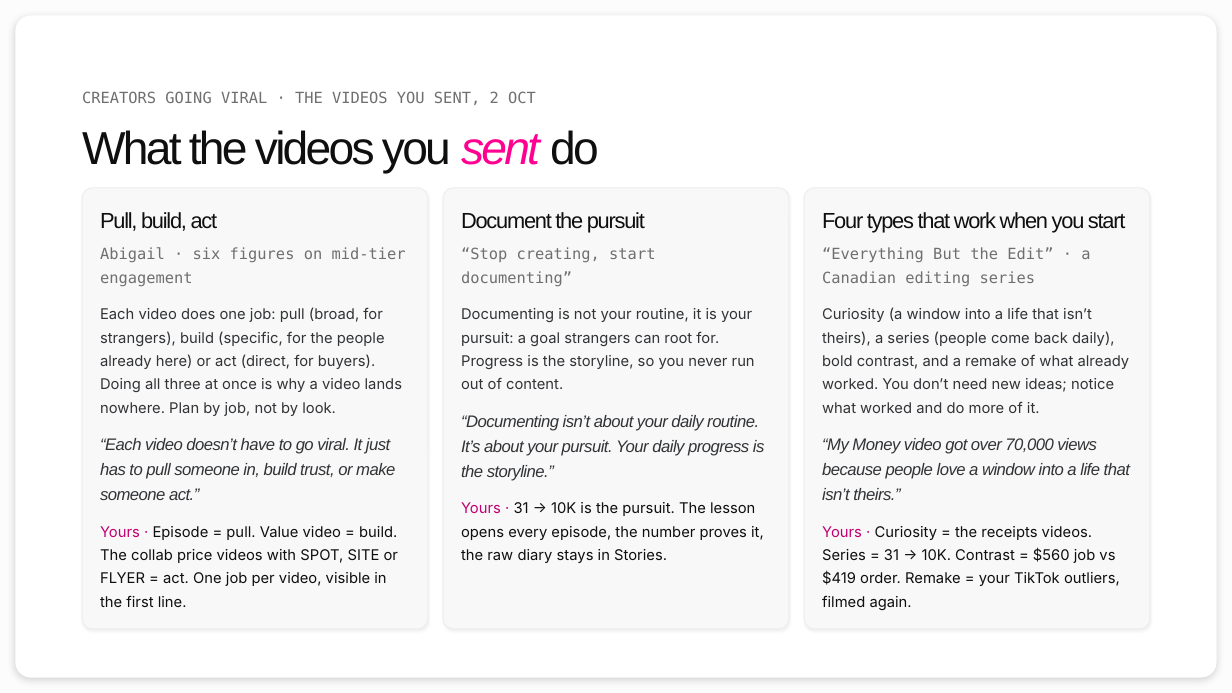
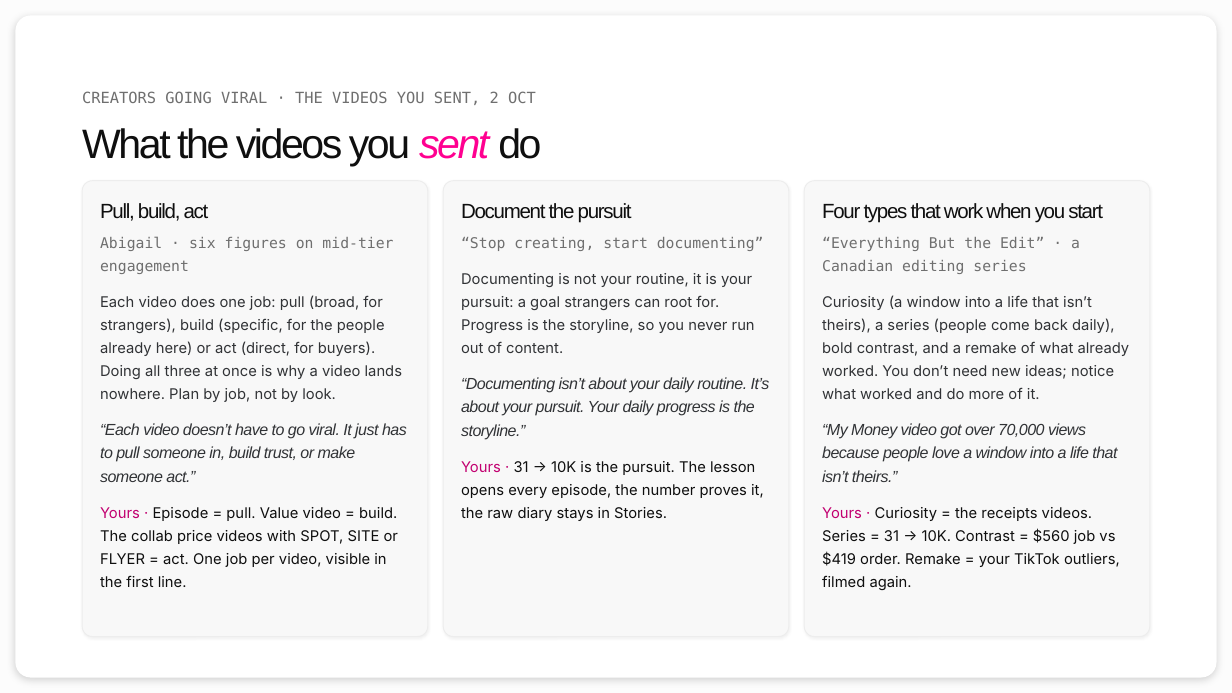
Before and after one commit to kreeative/kreeative-, a slide deck: slide 10 of content/2026-10/hook-deck.pptx. Drawn at 1232x693 pixels with LibreOffice and Linux fonts; fonts in the diff are those of the drawing. Boxes give left, top, right and bottom in pixels: in the first picture for what was removed or moved away, otherwise in the second. Text is boxed around its words. In the diff, an @@ line names an element or a change of style, - is before the commit and + after.

```diff
--- a/content/2026-10/hook-deck.pptx
+++ b/content/2026-10/hook-deck.pptx
@@ text "What the videos you sent ..." at <box>82,128,541,167</box>: size 36 to 32 pt, letter spacing -2.2 to -1.9 pt @@
@@ rounded rectangle: place and size @@
-rounded rectangle at <box>82,188,428,628</box>
+rounded rectangle at <box>82,181,428,637</box>
@@ text "Pull, build, act": place and size @@
-text "Pull, build, act" at <box>100,212,406,607</box>
+text "Pull, build, act" at <box>100,203,407,587</box>
@@ text "Pull, build, act" at <box>100,203,407,587</box>: size 17 to 16 pt in "Pull, build, act"; size 12 to 11.5 pt in "Abigail · six figures on mid-tier engagement"; size 13 to 12.5 pt in "“Each video doesn’t have to go viral. ..."; line spacing 1.32 to 1.3; line spacing 1.25 to 1.22 @@
@@ rounded rectangle: place and size @@
-rounded rectangle at <box>444,188,789,628</box>
+rounded rectangle at <box>444,181,789,637</box>
@@ text "Document the pursuit": place and size @@
-text "Document the pursuit" at <box>461,212,765,563</box>
+text "Document the pursuit" at <box>461,203,770,521</box>
@@ text "Document the pursuit" at <box>461,203,770,521</box>: size 17 to 16 pt in "Document the pursuit"; size 12 to 11.5 pt in "“Stop creating, start documenting”"; size 13 to 12.5 pt in "“Documenting isn’t about your daily routine. It’s ..."; line spacing 1.32 to 1.3; line spacing 1.25 to 1.22 @@
@@ rounded rectangle: place and size @@
-rounded rectangle at <box>804,188,1150,628</box>
+rounded rectangle at <box>804,181,1150,637</box>
@@ text "Four types that work when ...": place and size @@
-text "Four types that work when ..." at <box>822,212,1130,610</box>
+text "Four types that work when ..." at <box>822,203,1130,590</box>
@@ text "Four types that work when ..." at <box>822,203,1130,590</box>: size 17 to 16 pt in "Four types that work when you start"; size 12 to 11.5 pt in "“Everything But the Edit” · a Canadian ..."; size 13 to 12.5 pt in "“My Money video got over 70,000 views ..."; line spacing 1.32 to 1.3; line spacing 1.25 to 1.22 @@
```
Also in this commit, not shown: 4 other slides changed.
